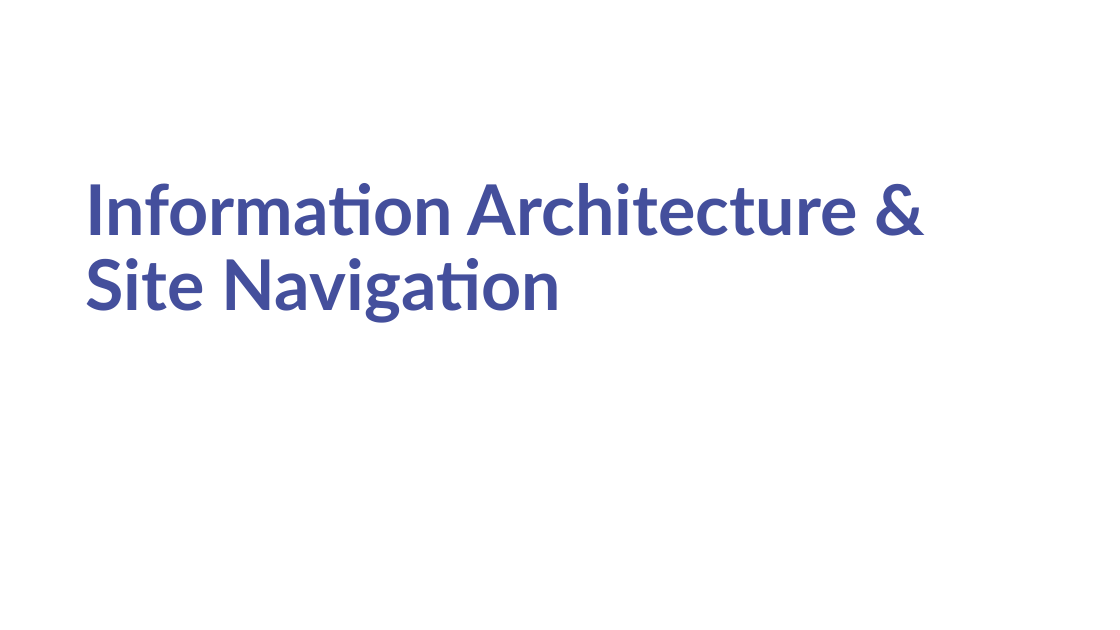
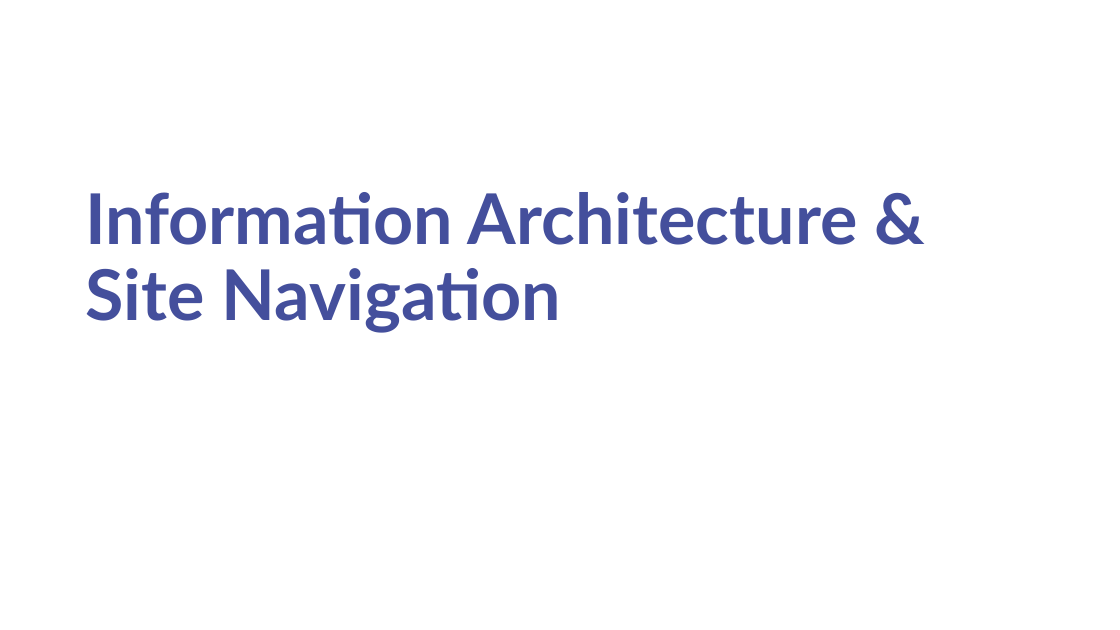
Before and after one commit to haasr/1210-stuff, a slide deck: slide 29 of downloads/8-HTML5-Semantics-WDLC.pptx. Drawn at 1120x630 pixels with LibreOffice and Linux fonts; fonts in the diff are those of the drawing; background and template pictures are left out. Boxes give left, top, right and bottom in pixels: in the first picture for what was removed or moved away, otherwise in the second. Text is boxed around its words. In the diff, an @@ line names an element or a change of style, - is before the commit and + after.

```diff
--- a/downloads/8-HTML5-Semantics-WDLC.pptx
+++ b/downloads/8-HTML5-Semantics-WDLC.pptx
@@ title "Information Architecture & Site Navigation": place and size @@
-title "Information Architecture & Site Navigation" at <box>85,183,858,323</box>
+title "Information Architecture & Site Navigation" at <box>85,192,858,333</box>
```
Also in this commit, not shown: 3 other slides changed.
